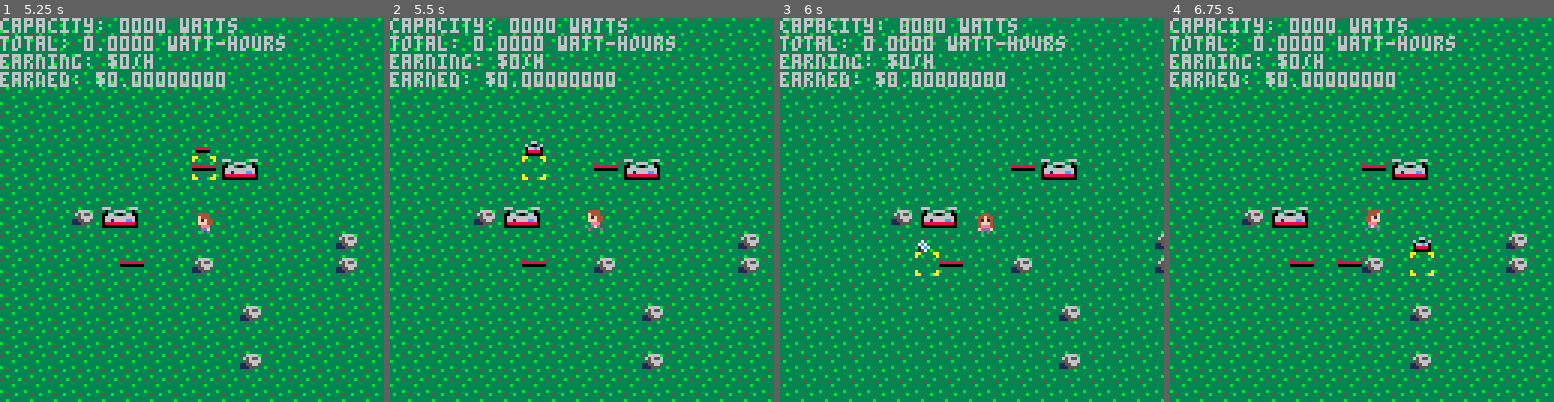
Above: before the commit, frames 1-4 (left to right).
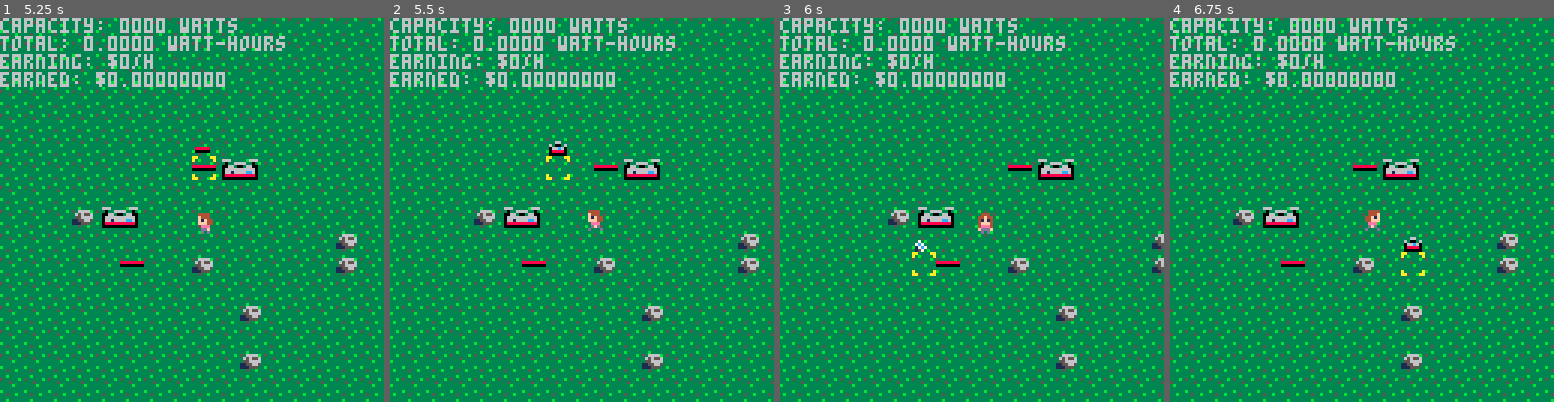
Above: after the commit, the same moments.

Repository: sargon2/pico8
Game: PICO-8 cartridge mine/solar_sally/solar_sally.p8
Two runs of this game, one before a commit and one after it. Both use one fixed random seed, a clock stepped at 60 frames per second and the inputs below.
Inputs:
- Up to frame 1 (5.25 s): tap X (X key) at 0.33, 1.07, 1.85, 2.97, 4.08, 5.2 s; tap O (Z key) at 0.7, 1.7, 2.1, 2.5, 2.9, 3.3, 3.7, 4.1, 4.5, 4.9 s; hold Right 1.6-2.1 s; hold Up 2.15-2.42 s; hold Right 2.47-3.03 s; hold Left 3.08-3.58 s; hold Down 3.63-3.97 s; hold Right 4.02-4.68 s; hold Up 4.73-5.03 s; hold Left from 5.08 s (still down)
- Up to frame 2 (5.5 s): keep holding Left; tap O (Z key) at 5.3 s
- Up to frame 3 (6 s): release Left at 5.68 s; tap O (Z key) at 5.7 s; hold Down from 5.73 s (still down)
- Up to frame 4 (6.75 s): release Down at 6.03 s; hold Right 6.08-6.58 s; tap O (Z key) at 6.1, 6.5 s; tap X (X key) at 6.32 s; hold Right from 6.63 s (still down)

Frame 1 is identical in both runs. In frame 2, 0.4% of the frame differs, in the area x 34-47%, y 32-43%; in frame 3, 25%, in the area x 0-100%, y 0-100%; in frame 4, 24%.

Commit message:
Change structure of components to avoid slow iteration

Diff:
--- a/mine/lua_extensions.lua
+++ b/mine/lua_extensions.lua
@@ -55,8 +55,8 @@
     end
 end
 
+-- Turn the given function (coroutine) into an iterator.  It should call 'yield' to return each value.
 function make_iter(f, ...)
-    -- Turn the given function (coroutine) into an iterator.  It should call 'yield' to return each value.
     local cor = cocreate(f)
     local args = {...}
     return function ()
@@ -69,6 +69,7 @@
     end
 end
 
+-- Be careful using this, it's O(n)
 function contains(haystack, needle)
     for val in all(haystack) do
         if val == needle then
--- a/mine/solar_sally/systems/Circuits.lua
+++ b/mine/solar_sally/systems/Circuits.lua
@@ -34,50 +34,63 @@
         local num_powered_transformers = 0
         local num_panels = 0
 
-        -- TODO but how do we avoid double-counting transformers that have both left & right on the wire?
+        -- we need to avoid double-counting transformers that have both left & right on the same wire
         -- first, consolidate all the right-side transformers into lefts
         if component[Transformers.ent_right] then
             for x, ys in pairs(component[Transformers.ent_right]) do
-                for y in all(ys) do
-                    if(not component[Transformers.ent_left]) component[Transformers.ent_left] = {}
-                    if(not component[Transformers.ent_left][x-1]) component[Transformers.ent_left][x-1] = {}
-                    if not contains(component[Transformers.ent_left][x-1], y) then
-                        add(component[Transformers.ent_left][x-1], y)
+                for y, t in pairs(ys) do
+                    if t then
+                        if(not component[Transformers.ent_left]) component[Transformers.ent_left] = {}
+                        if(not component[Transformers.ent_left][x-1]) component[Transformers.ent_left][x-1] = {}
+                        if(not component[Transformers.ent_left][x-1][y]) component[Transformers.ent_left][x-1][y] = {}
+                        component[Transformers.ent_left][x-1][y] = true
                     end
                 end
             end
         end
+
+        -- count powered transformers
         if component[Transformers.ent_left] then
             for x, ys in pairs(component[Transformers.ent_left]) do
-                for y in all(ys) do
-                    if Transformers.is_powered(x, y) then
-                        num_powered_transformers += 1
+                for y, t in pairs(ys) do
+                    if t then
+                        if Transformers.is_powered(x, y) then
+                            num_powered_transformers += 1
+                        end
                     end
                 end
             end
         end
 
         if component[Panels.ent_id] then
+            -- count panels
             for x, ys in pairs(component[Panels.ent_id]) do
-                for y in all(ys) do
-                    num_panels += 1
+                for y, t in pairs(ys) do
+                    if t then
+                        num_panels += 1
+                    end
                 end
             end
 
+            -- check if transformers are overloaded
             if num_panels / num_powered_transformers <= Settings.max_panels_per_transformer then
                 for x, ys in pairs(component[Panels.ent_id]) do
-                    for y in all(ys) do
-                        if not Panels.is_powered(x, y) then
-                            Panels.mark_powered(x, y)
-                            total_powered_panels += 1
+                    for y, t in pairs(ys) do
+                        if t then
+                            if not Panels.is_powered(x, y) then
+                                Panels.mark_powered(x, y)
+                                total_powered_panels += 1
+                            end
                         end
                     end
                 end
             else
                 -- Transformers are overloaded
                 for x, ys in pairs(component[Transformers.ent_left]) do
-                    for y in all(ys) do
-                        Transformers.mark_overloaded(x, y)
+                    for y, t in pairs(ys) do
+                        if t then
+                            Transformers.mark_overloaded(x, y)
+                        end
                     end
                 end
             end
@@ -92,13 +105,17 @@
 
     for component in all(grid_components) do
         for x, ys in pairs(component[Transformers.ent_left]) do
-            for y in all(ys) do
-                Transformers.mark_powered(x, y)
+            for y, t in pairs(ys) do
+                if t then
+                    Transformers.mark_powered(x, y)
+                end
             end
         end
         for x, ys in pairs(component[Transformers.ent_right]) do
-            for y in all(ys) do
-                Transformers.mark_powered(x-1, y)
+            for y, t in pairs(ys) do
+                if t then
+                    Transformers.mark_powered(x-1, y)
+                end
             end
         end
     end
@@ -124,9 +141,8 @@
                 -- If it's a circuit component, add it to the list of connected entities for this graph component
                 if(not current_component[ent_id]) current_component[ent_id] = {}
                 if(not current_component[ent_id][x]) current_component[ent_id][x] = {}
-                if not contains(current_component[ent_id][x], y) then
-                    add(current_component[ent_id][x], y)
-                end
+                if(not current_component[ent_id][x][y]) current_component[ent_id][x][y] = {}
+                current_component[ent_id][x][y] = true
             elseif ent_id == Wire.ent_id or ent_id == GridWire.ent_id then
                 -- If it's wire or gridwire, continue recursing
                 visited:set(x, y)
@@ -138,33 +154,24 @@
         end
     end
 
-    for t in Locations.iterate_all_entity_locations({GridWire.ent_id}) do
-        local x = t[1]
-        local y = t[2]
+    function collect_components(target, ent_ids)
+        for t in Locations.iterate_all_entity_locations(ent_ids) do
+            local x = t[1]
+            local y = t[2]
 
-        if not visited:is_set(x, y) then
-            visit(x, y) -- Will visit the entire component
+            if not visited:is_set(x, y) then
+                visit(x, y) -- Will visit the entire component
 
-            if next(current_component) != nil then -- if it's not empty
-                add(grid_components, current_component)
+                if next(current_component) != nil then -- if it's not empty
+                    add(target, current_component)
+                end
+                current_component = {}
             end
-            current_component = {}
         end
     end
 
-    for t in Locations.iterate_all_entity_locations({Wire.ent_id}) do
-        local x = t[1]
-        local y = t[2]
-
-        if not visited:is_set(x, y) then
-            visit(x, y) -- Will visit the entire component
-
-            if next(current_component) != nil then -- if it's not empty
-                add(components, current_component)
-            end
-            current_component = {}
-        end
-    end
+    collect_components(grid_components, {GridWire.ent_id})
+    collect_components(components, {Wire.ent_id})
 
     return grid_components, components
 end
